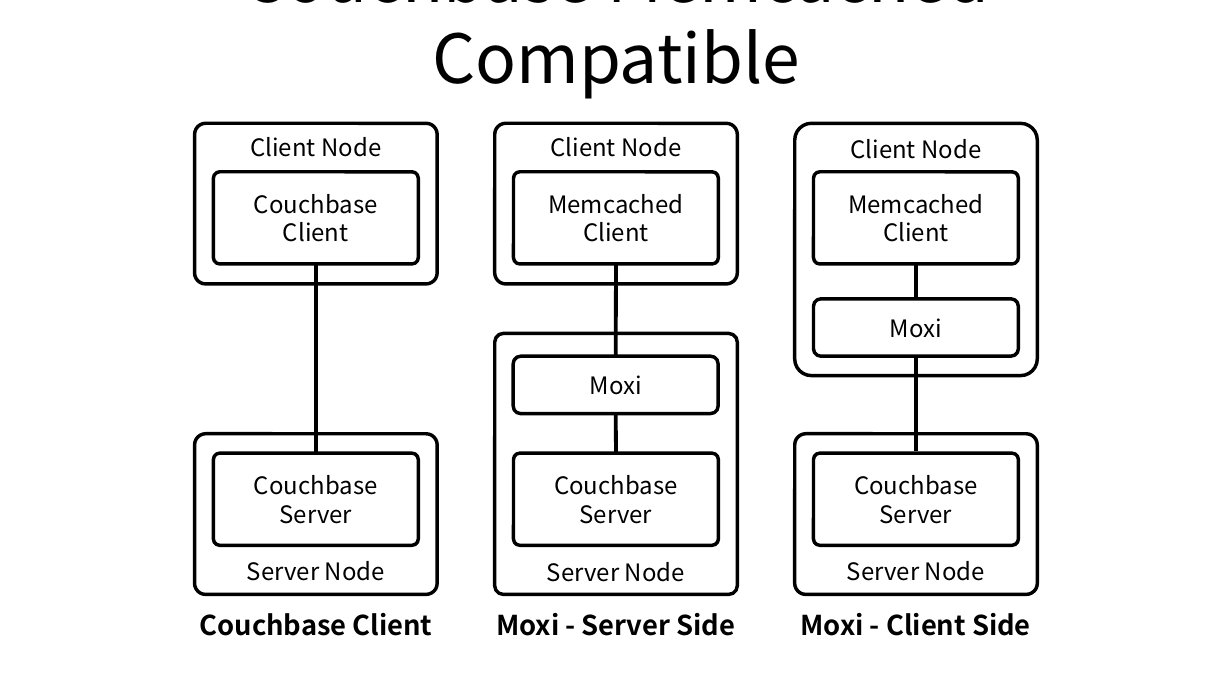
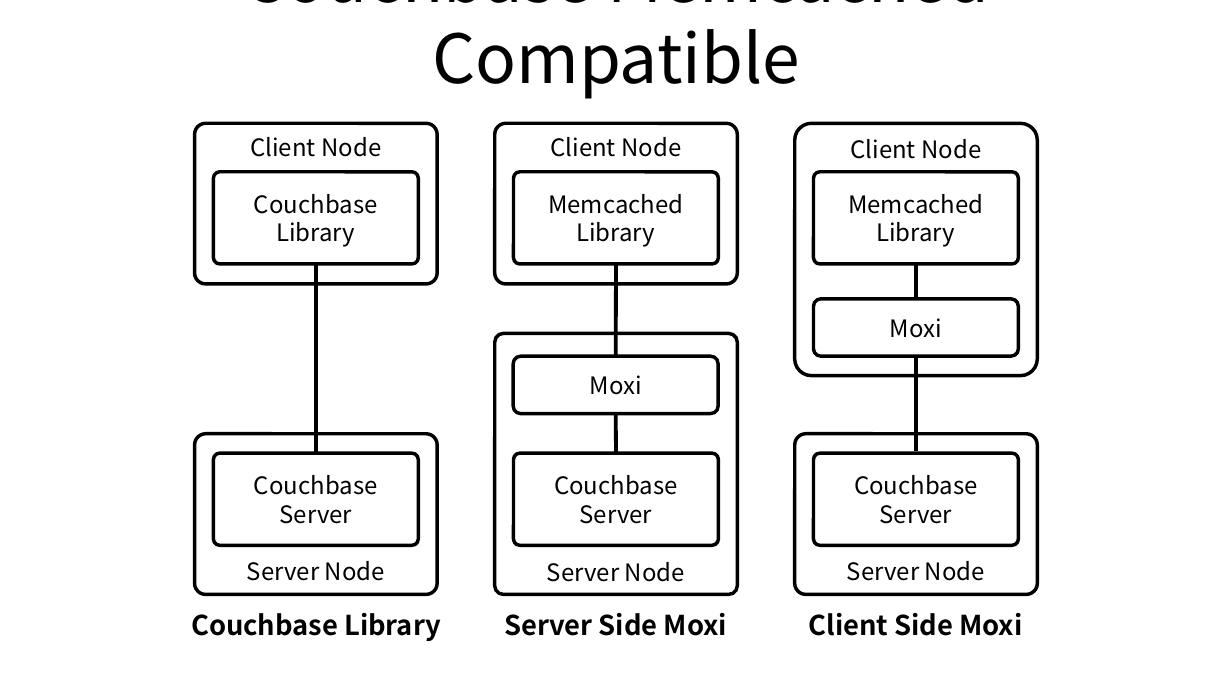
Before and after one commit to ssup2/blog-old, a slide deck: slide 1 of images/theory_analysis/Couchbase_Memcached_Compatible/Couchbase_Memcached_Compatible.pptx. Drawn at 1232x693 pixels with LibreOffice and Linux fonts; fonts in the diff are those of the drawing. Boxes give left, top, right and bottom in pixels: in the first picture for what was removed or moved away, otherwise in the second. Text is boxed around its words. In the diff, an @@ line names an element or a change of style, - is before the commit and + after.

Commit message:
Update couchbase

```diff
--- a/images/theory_analysis/Couchbase_Memcached_Compatible/Couchbase_Memcached_Compatible.pptx
+++ b/images/theory_analysis/Couchbase_Memcached_Compatible/Couchbase_Memcached_Compatible.pptx
@@ text in rounded rectangle at bbox=[276, 222, 355, 247]: text changed @@
-Client
+Library
@@ text in rounded rectangle at bbox=[576, 222, 655, 247]: text changed @@
-Client
+Library
@@ text in rounded rectangle at bbox=[876, 222, 955, 247]: text changed @@
-Client
+Library
@@ text at bbox=[191, 613, 441, 641]: text changed @@
-Couchbase Client
+Couchbase Library
@@ text at bbox=[504, 613, 727, 636]: text changed @@
-Moxi - Server Side
+Server Side Moxi
@@ text at bbox=[809, 613, 1022, 636]: text changed @@
-Moxi - Client Side
+Client Side Moxi
```
Also in this commit, not shown: 5 other files.
